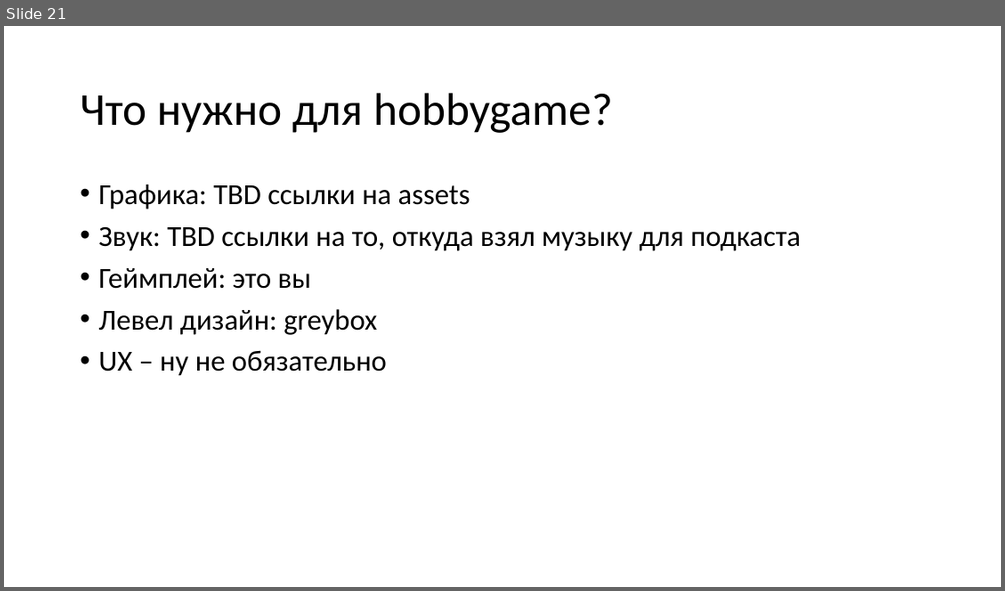
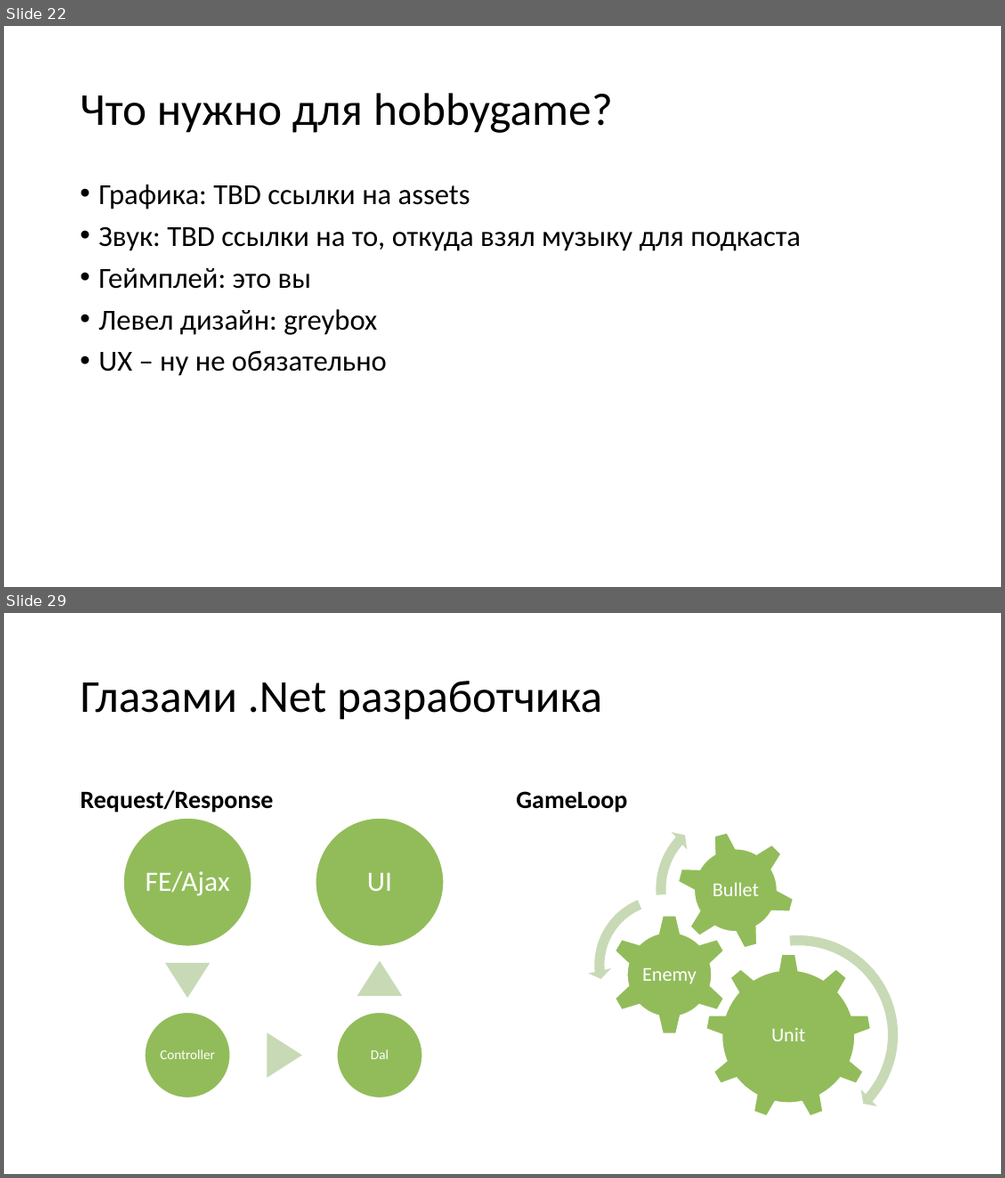
Before and after one commit to kugushev/presentations, a slide deck: 2020_GameDev-As-Hobby/Presentation.pptx. Shown one above the other, each under a label of ours: slide 21 before the commit, slides 22 and 29 after it; the slides between them are not shown. The pictures are 1005x591 and 1005x1178 pixels, drawn with LibreOffice and Linux fonts; fonts in the diff are those of the drawing. Boxes give left, top, right and bottom in pixels: in the first picture for what was removed or moved away, otherwise in the second. Text is boxed around its words. In the diff, an @@ line names an element or a change of style, - is before the commit and + after.

```diff
--- a/2020_GameDev-As-Hobby/Presentation.pptx
+++ b/2020_GameDev-As-Hobby/Presentation.pptx
@@ slide 29 added at [4, 613, 1001, 1174], background #FFFFFF @@
@@ title added at [81, 681, 602, 720], 44 pt, text #000000 @@
+Глазами .Net разработчика
@@ text added at [81, 790, 274, 812], 24 pt, text #000000, bold @@
+Request/Response
@@ text added at [516, 791, 627, 812], 24 pt, text #000000, bold @@
+GameLoop
@@ group added at [588, 805, 905, 1141]: 3 gears, 3 texts, 2 circular arrows, 1 left circular arrow @@
+Unit
+Enemy
+Bullet
@@ group added at [123, 818, 444, 1097]: 4 ellipses, 4 texts, 3 triangles @@
+FE/Ajax
+Controller
+Dal
+UI
@@ what was slide 21 is now slide 22 @@
```
Also in this commit, not shown: 11 other slides added.
